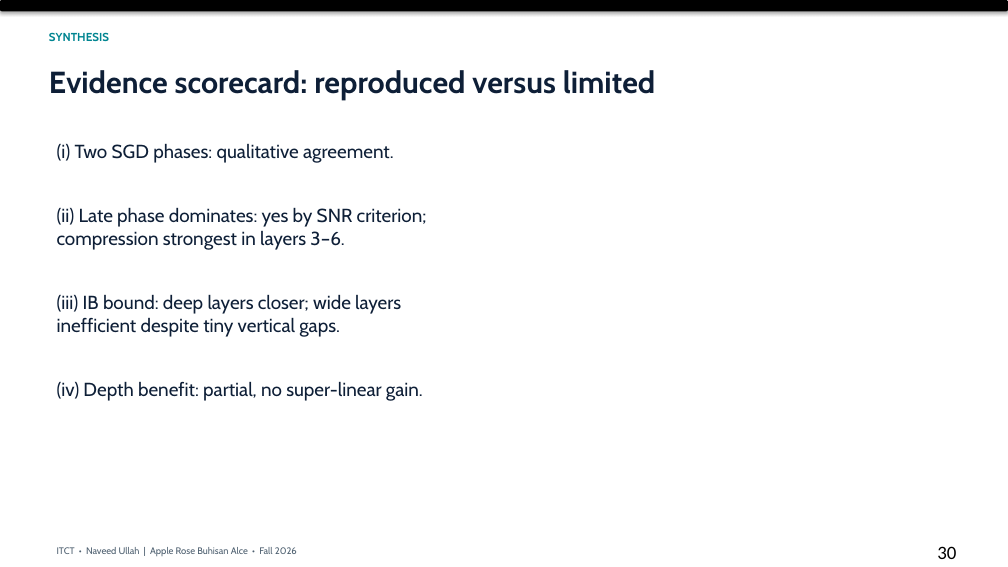
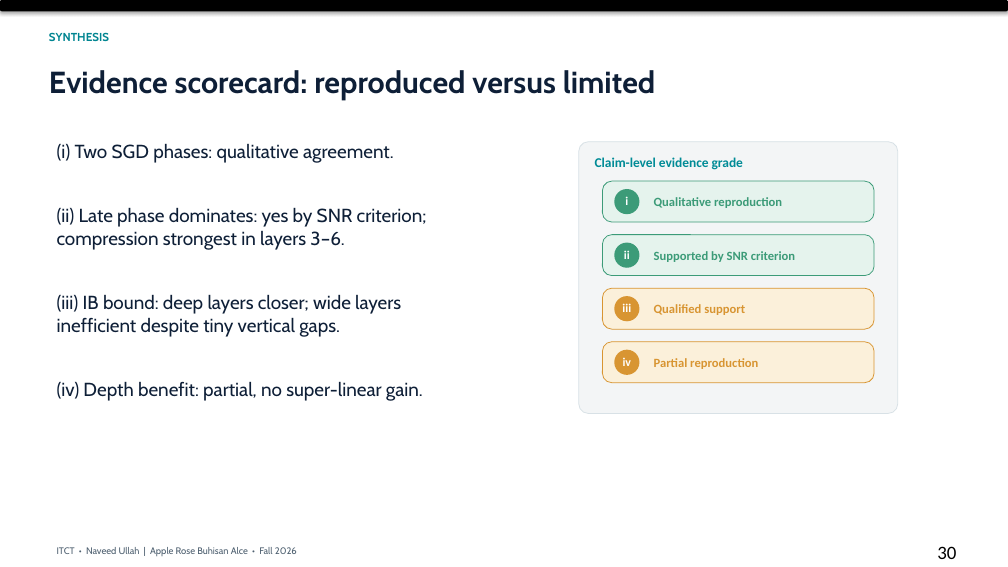
Before and after one commit to arba318/arba318.github.io, a slide deck: slide 30 of itct-midterm/artifacts/ITCT_Final_Presentation.pptx. Drawn at 1008x567 pixels with LibreOffice and Linux fonts; fonts in the diff are those of the drawing. Boxes give left, top, right and bottom in pixels: in the first picture for what was removed or moved away, otherwise in the second. Text is boxed around its words. In the diff, an @@ line names an element or a change of style, - is before the commit and + after.

```diff
--- a/itct-midterm/artifacts/ITCT_Final_Presentation.pptx
+++ b/itct-midterm/artifacts/ITCT_Final_Presentation.pptx
@@ rounded rectangle added at (579, 142, 898, 414), fill #F3F5F6, outline #D8E1E6 0.75 pt @@
@@ text added at (595, 157, 743, 170), 12.8 pt, text #008B96, bold @@
+Claim-level evidence grade
@@ rounded rectangle added at (603, 181, 874, 222), fill #E5F3ED, outline #3C9B78 0.75 pt @@
@@ ellipse added at (614, 189, 639, 214), fill #3C9B78 @@
@@ text added at (625, 196, 628, 205), 11.2 pt, text #FFFFFF, bold @@
+i
@@ text added at (654, 197, 782, 208), 12 pt, text #3C9B78, bold @@
+Qualitative reproduction
@@ rounded rectangle added at (603, 234, 874, 275), fill #E5F3ED, outline #3C9B78 0.75 pt @@
@@ ellipse added at (614, 243, 639, 268), fill #3C9B78 @@
@@ text added at (624, 250, 630, 259), 11.2 pt, text #FFFFFF, bold @@
+ii
@@ text added at (654, 251, 795, 262), 12 pt, text #3C9B78, bold @@
+Supported by SNR criterion
@@ rounded rectangle added at (603, 288, 874, 329), fill #FBF0DA, outline #D89532 0.75 pt @@
@@ ellipse added at (614, 296, 639, 321), fill #D89532 @@
@@ text added at (622, 303, 631, 312), 11.2 pt, text #FFFFFF, bold @@
+iii
@@ text added at (654, 304, 745, 315), 12 pt, text #D89532, bold @@
+Qualified support
@@ rounded rectangle added at (603, 342, 874, 383), fill #FBF0DA, outline #D89532 0.75 pt @@
@@ ellipse added at (614, 349, 639, 374), fill #D89532 @@
@@ text added at (623, 358, 632, 366), 11.2 pt, text #FFFFFF, bold @@
+iv
@@ text added at (654, 358, 758, 369), 12 pt, text #D89532, bold @@
+Partial reproduction
```
Also in this commit, not shown: 11 other slides changed, 1 other file.
